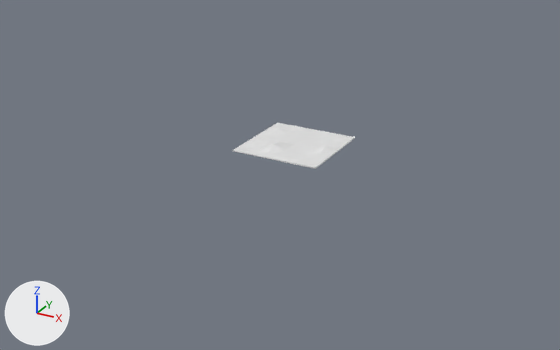
Before and after pictures for a commit that changed the Blender file Blender/sandv1.blend.
The view is the same before and after, from a 50 mm lens placed at (98.4, -188.2, 83.1), pointed at (1.4, -11.7, -5.1). Every picture has the same lights, and +X, +Y and +Z are marked at lower left.
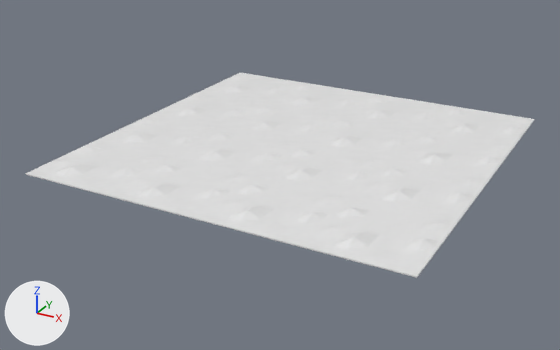
The change in detail:
Object 'Cube' (ob_cube) moves from (0.0, 0.0, 0.0) to (-35.0, -44.9, 2.6).
Object 'Cube' (ob_cube) gains a ARRAY modifier named 'Array'.
Modifier setting: count = 4.
Modifier setting: constant_offset_displace = (0.0, 0.0, 0.0).
Object 'Cube' (ob_cube) gains a ARRAY modifier named 'Array.001'.
Modifier setting: count = 4.
Modifier setting: constant_offset_displace = (0.0, 0.0, 0.0).
Modifier setting: relative_offset_displace = (0.0, 1.0, 0.0).

What differs and where, as boxes [x1, y1, x2, y2] in the pictures (560 x 350 px):
'Cube', moved, modifiers changed: before [233, 123, 355, 169]; after [25, 73, 534, 278]
